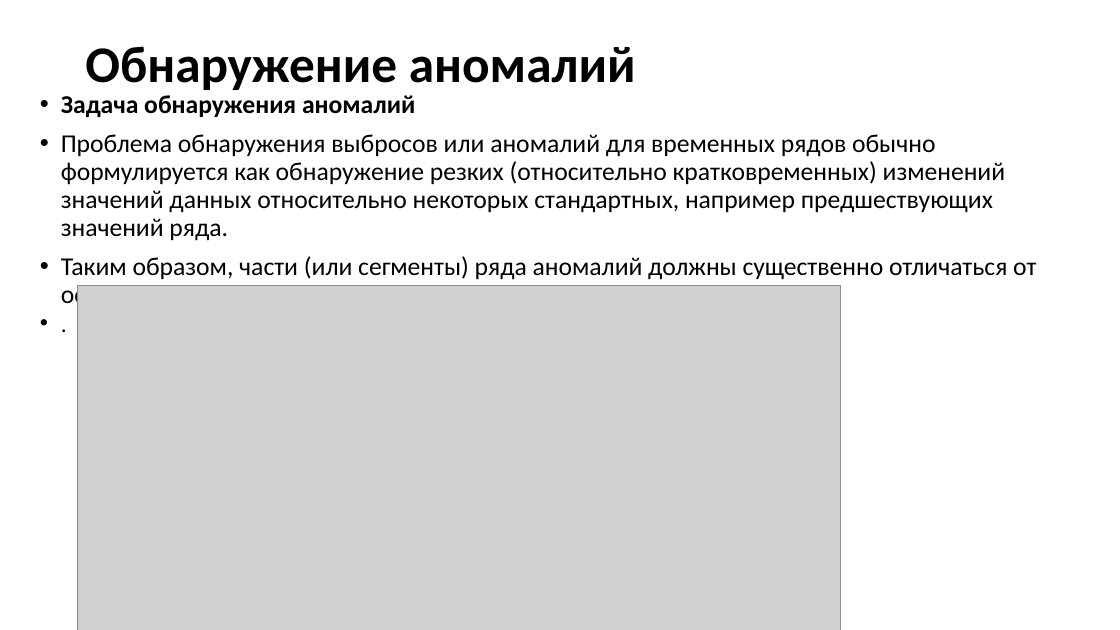
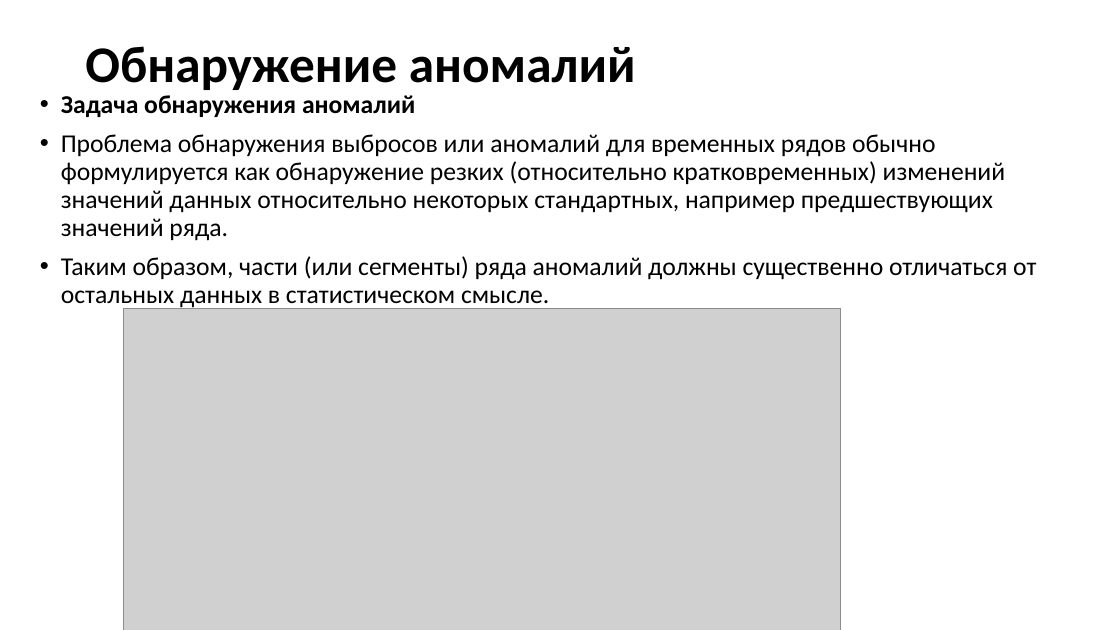
Before and after one commit to MVRonkin/TimeSeriesCourse, a slide deck: slide 2 of 2024/Lec/Юнит 20 - Обнаружение аномалий.pptx. Drawn at 1120x630 pixels with LibreOffice and Linux fonts; fonts in the diff are those of the drawing; grey boxes stand for pictures. Boxes give left, top, right and bottom in pixels: in the first picture for what was removed or moved away, otherwise in the second. Text is boxed around its words. In the diff, an @@ line names an element or a change of style, - is before the commit and + after.

```diff
--- a/2024/Lec/Юнит 20 - Обнаружение аномалий.pptx
+++ b/2024/Lec/Юнит 20 - Обнаружение аномалий.pptx
@@ text at box(61, 95, 1036, 309): paragraph removed @@
-• .
@@ picture: place and size @@
-picture at box(77, 286, 841, 630)
+picture at box(124, 308, 841, 630)
```
Also in this commit, not shown: 10 other slides changed, 16 other files.
